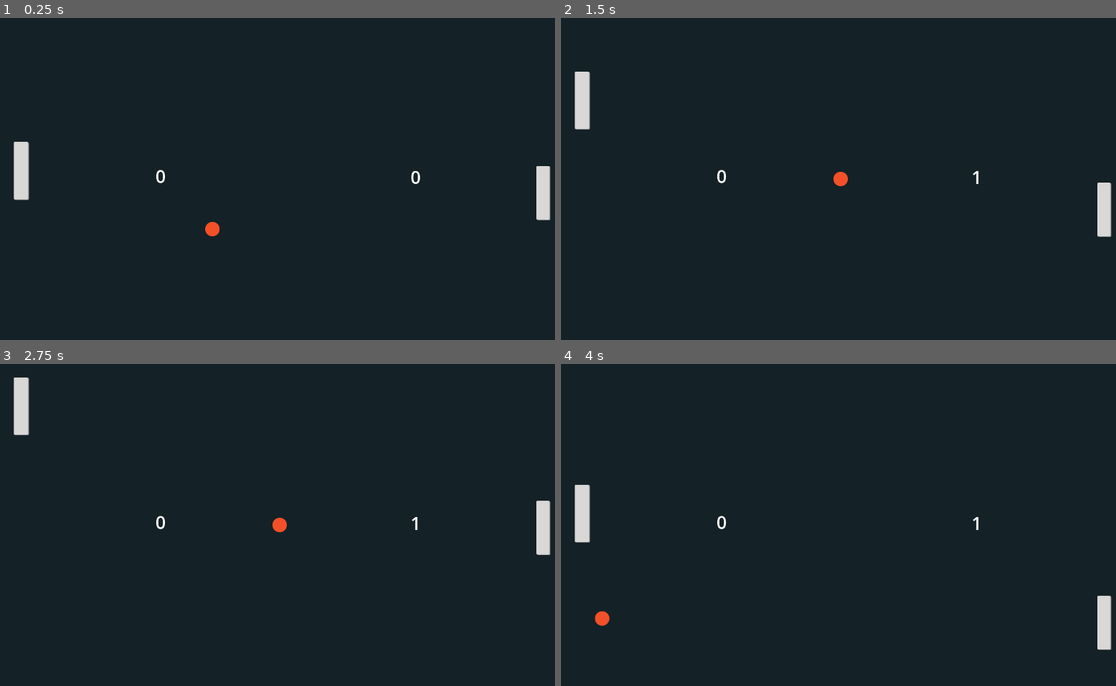
Above: before the commit, frames 1-4 (two rows, left to right).
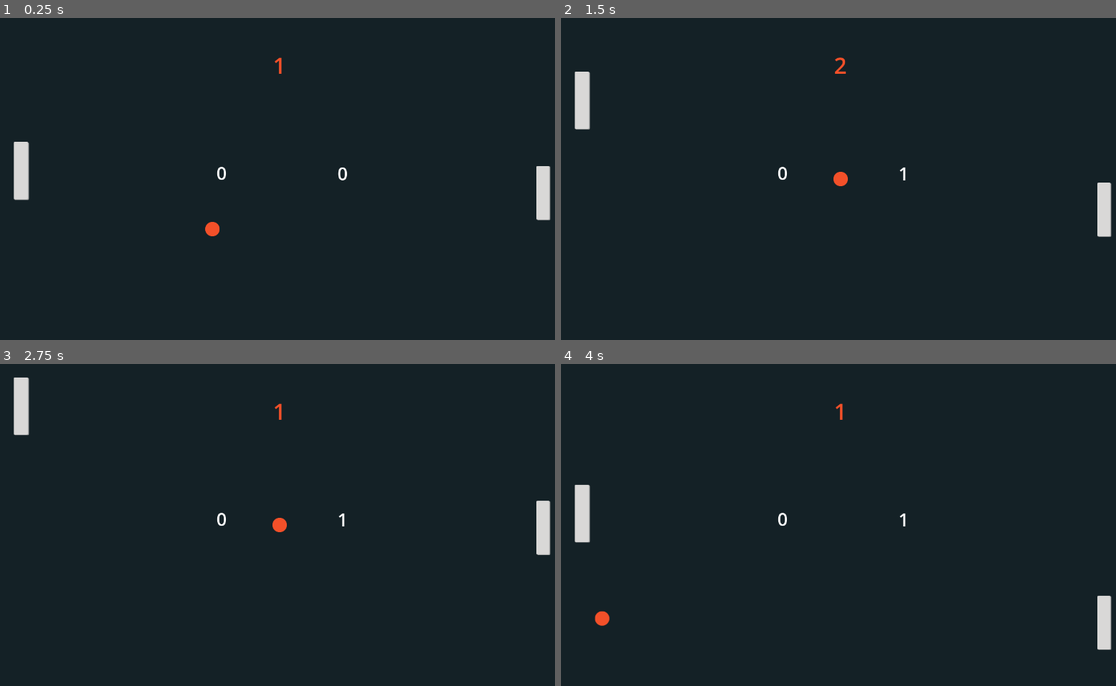
Above: after the commit, the same moments.

Repository: kggibson1/Pong
Game: Godot game, scene res://Level/level.tscn
Two runs of this game, one before a commit and one after it. Both use one fixed random seed, a clock stepped at 60 frames per second and the inputs below.
Inputs:
- Up to frame 1 (0.25 s): no input
- Up to frame 2 (1.5 s): hold Up (ui_up) 0.53-1.28 s; hold Down (ui_down) from 1.28 s (still down)
- Up to frame 3 (2.75 s): release Down (ui_down) at 2.03 s; hold Up (ui_up) from 2.03 s (still down)
- Up to frame 4 (4 s): release Up (ui_up) at 3.53 s; hold Down (ui_down) from 3.53 s (still down)

The runs differ from the first frame. In frame 1, 0.2% of the frame differs, in the area x 28-76%, y 12-52%; in frame 2, 0.2%; in frame 3, 0.2%; in frame 4, 0.2%.

Commit message:
Countdown timer of 2 seconds visible on screen for ball restart

Diff:
--- a/Ball/Ball.tscn
+++ b/Ball/Ball.tscn
@@ -13,4 +13,5 @@
 texture = ExtResource("1_cfgdn")
 
 [node name="CollisionShape2D" type="CollisionShape2D" parent="."]
+visible = false
 shape = SubResource("CircleShape2D_ov5dl")
--- a/Level/level.gd
+++ b/Level/level.gd
@@ -54,6 +54,9 @@
 	$PlayerScore.text = str(player_score)
 	$OpponentScore.text = str(opponent_score)
 
+	# set text of countdown timer
+	$CountDownLabel.text = str(int($CountDownTimer.time_left) + 1)
+
 
 ## signal for when timer runs out (reaches 0), countdown for game to start btw
 func _on_count_down_timer_timeout():
--- a/Level/level.tscn
+++ b/Level/level.tscn
@@ -28,10 +28,10 @@
 anchor_top = 0.5
 anchor_right = 0.5
 anchor_bottom = 0.5
-offset_left = -287.0
-offset_top = -18.0
-offset_right = -243.0
-offset_bottom = 5.0
+offset_left = -183.0
+offset_top = -41.0
+offset_right = -75.0
+offset_bottom = 14.0
 grow_horizontal = 2
 grow_vertical = 2
 theme_override_font_sizes/font_size = 40
@@ -45,16 +45,30 @@
 anchor_top = 0.5
 anchor_right = 0.5
 anchor_bottom = 0.5
-offset_left = 282.0
-offset_top = -16.0
-offset_right = 326.0
-offset_bottom = 7.0
+offset_left = 87.0
+offset_top = -40.0
+offset_right = 195.0
+offset_bottom = 15.0
 grow_horizontal = 2
 grow_vertical = 2
 theme_override_font_sizes/font_size = 40
 text = "Yoink"
 horizontal_alignment = 1
 vertical_alignment = 1
+
+[node name="CountDownLabel" type="Label" parent="."]
+anchors_preset = 5
+anchor_left = 0.5
+anchor_right = 0.5
+offset_left = -15.0
+offset_top = 71.0
+offset_right = 265.0
+offset_bottom = 167.0
+grow_horizontal = 2
+size_flags_horizontal = 4
+theme_override_colors/font_color = Color(0.952941, 0.313726, 0.160784, 1)
+theme_override_font_sizes/font_size = 50
+text = "Countdown"
 
 [node name="Player" parent="." instance=ExtResource("1_o6mkr")]
 position = Vector2(64, 342)
